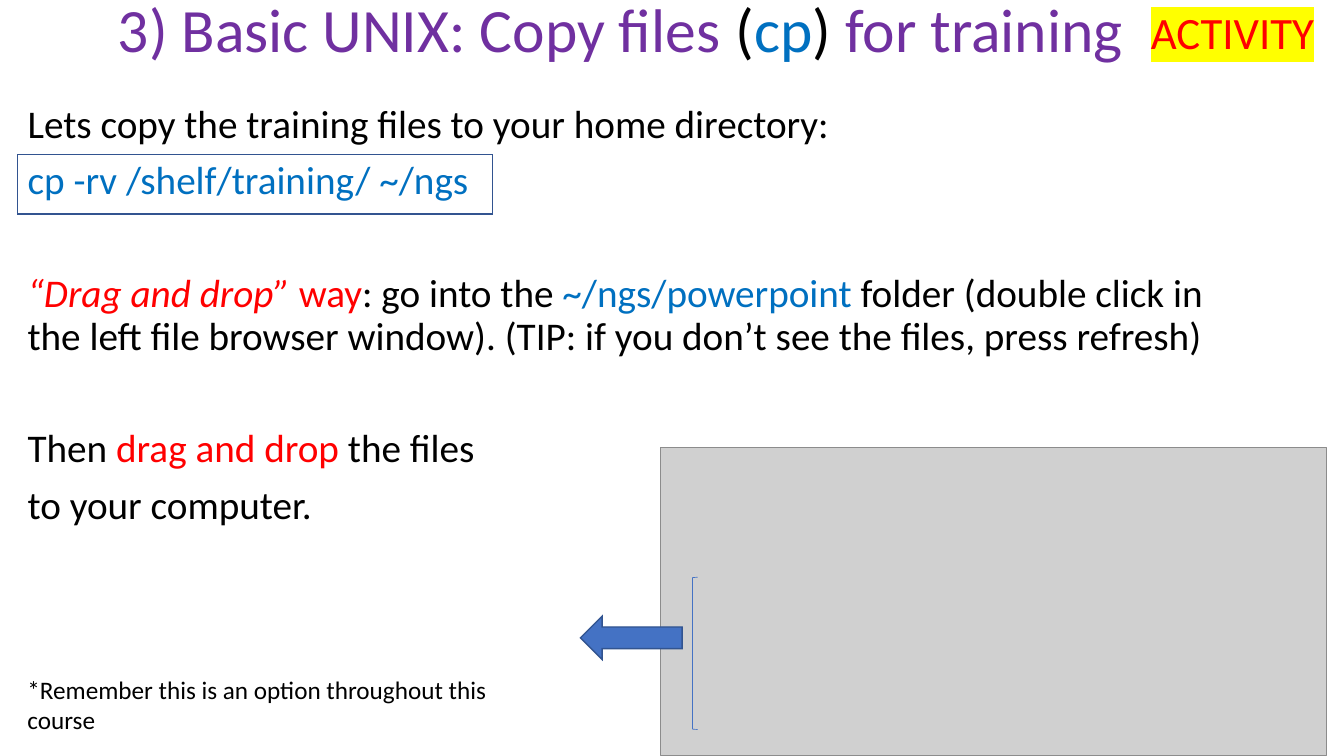
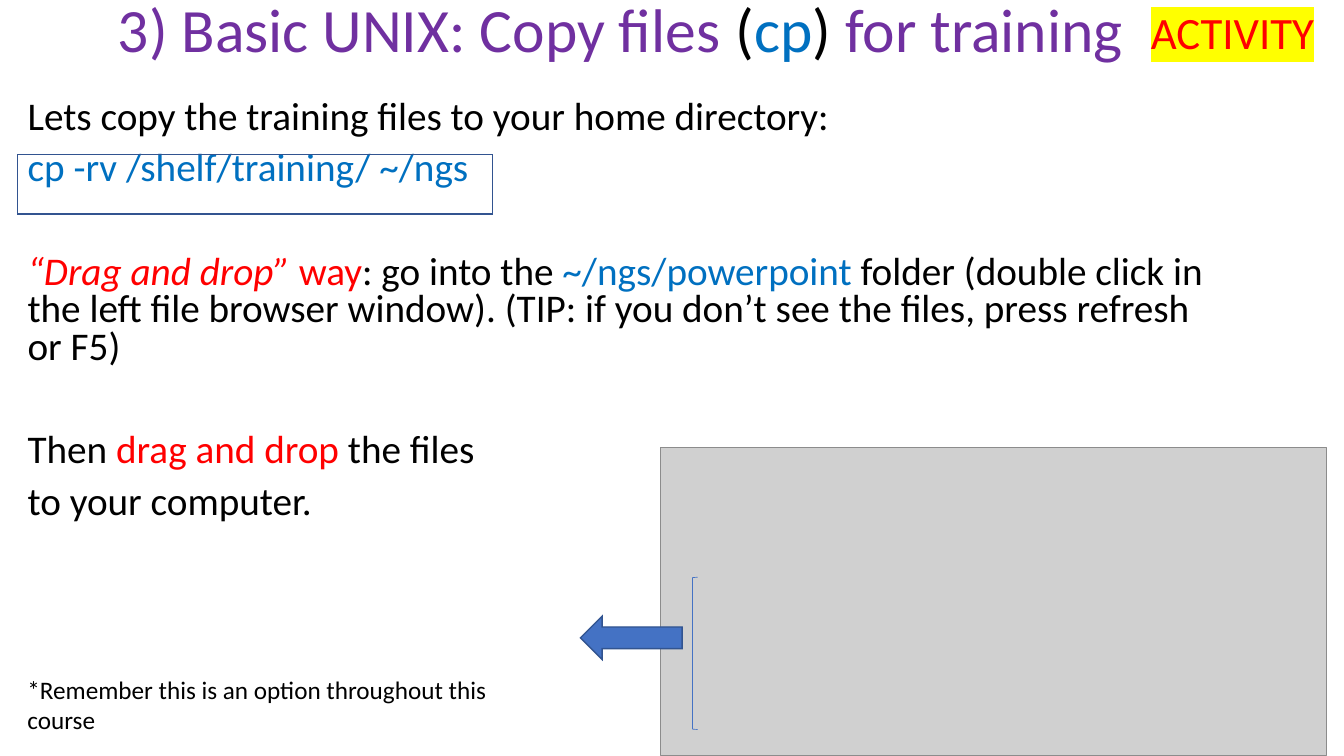
Before and after one commit to peterthorpe5/Sys_admin, a slide deck: slide 7 of cluster_course/powerpoint/3_basic_UNIX.pptx. Drawn at 1344x756 pixels with LibreOffice and Linux fonts; fonts in the diff are those of the drawing; grey boxes stand for pictures. Boxes give left, top, right and bottom in pixels: in the first picture for what was removed or moved away, otherwise in the second. Text is boxed around its words. In the diff, an @@ line names an element or a change of style, - is before the commit and + after.

```diff
--- a/cluster_course/powerpoint/3_basic_UNIX.pptx
+++ b/cluster_course/powerpoint/3_basic_UNIX.pptx
@@ text at (28, 102, 829, 522): line spacing 0.9 to 0.8 @@
@@ text at (28, 256, 1203, 366): text changed @@
-“Drag and drop” way: go into the ~/ngs/powerpoint folder (double click in the left file browser window). (TIP: if you don’t see the files, press refresh)
+“Drag and drop” way: go into the ~/ngs/powerpoint folder (double click in the left file browser window). (TIP: if you don’t see the files, press refresh or F5)
```
Also in this commit, not shown: 4 other slides changed, 5 other files.
